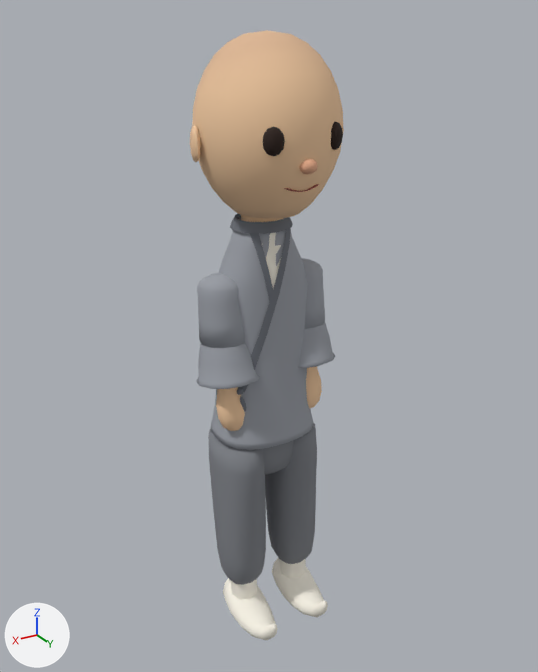
What one commit did to the Blender file packages/client/assets/monk/monk.blend.
Camera for both pictures: a 50 mm lens placed at (0.748, 1.277, 1.345), pointed at (-0.012, 0.009, 0.711). Every picture has the same lights, and +X, +Y and +Z are marked at lower left. The first picture is the older version. The same objects are shown in both versions, whatever each file hides.

In view in the first picture: 'foot_0', 'foot_1', 'hand_0', 'hand_1', 'head_0', 'pelvis_0', 'sleeveLower_0', 'sleeveLower_1', 'sleeveUpper_0', 'sleeveUpper_1', 'torso_0', 'trim_0', 'trousers_0', 'trousers_1' and 3 more.
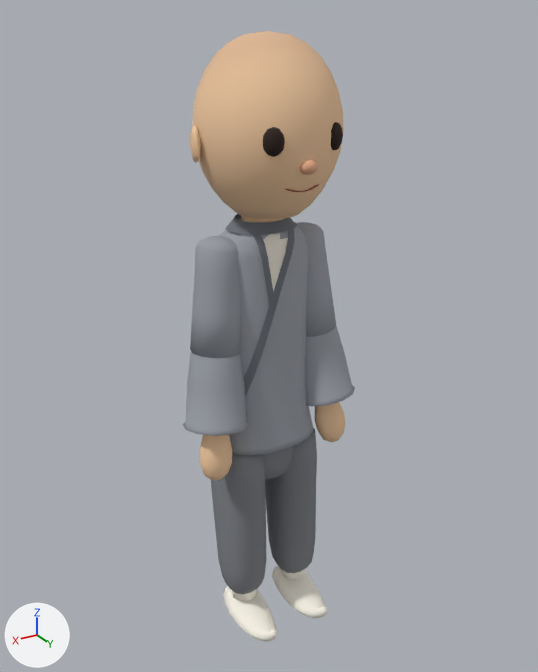
Changed parts and their boxes [x1, y1, x2, y2] in the pictures (538 x 672 px; the box of a moved part takes in the faces that stretch with it):
'torso_0', reshaped, moved: before [211, 217, 314, 450]; after [219, 217, 313, 455]
'trousers_1', moved, turned: before [208, 429, 266, 585]; after [211, 453, 267, 594]
'trousers_0', moved, turned: before [265, 423, 317, 564]; after [265, 428, 317, 573]
'sleeveUpper_1', reshaped, moved, turned: before [197, 273, 245, 348]; after [190, 236, 240, 358]
'sleeveLower_1', reshaped, moved, turned: before [196, 342, 260, 389]; after [183, 351, 249, 436]
'trim_0', reshaped, moved: before [230, 214, 293, 411]; after [225, 214, 297, 397]
'sleeveLower_0', reshaped, moved, turned: before [298, 322, 335, 368]; after [305, 326, 355, 407]
'sleeveUpper_0', reshaped, moved, turned: before [301, 258, 325, 329]; after [296, 222, 336, 337]
'hand_1', moved, turned: before [216, 387, 245, 431]; after [200, 435, 232, 480]
'foot_1', rescaled (10% shorter): before [223, 578, 278, 640]; after [223, 586, 277, 642]
'foot_0', rescaled (8% shorter): before [272, 558, 328, 617]; after [272, 565, 328, 619]
'hand_0', moved, turned: before [306, 366, 322, 408]; after [314, 402, 346, 442]
'pelvis_0', moved: before [263, 440, 294, 475]; after [263, 446, 294, 480]
part 1 of me_torso_mesh, moved or reshaped: before [218, 217, 308, 338]; after [219, 217, 308, 344]
part 2 of me_trim_mesh, moved or reshaped: before [230, 214, 293, 392]; after [225, 214, 297, 397]
part 3 of me_sleeveupper_mesh, moved or reshaped: before [197, 270, 325, 348]; after [190, 232, 336, 358]
part 4 of me_sleevelower_mesh, moved or reshaped: before [196, 352, 335, 389]; after [183, 385, 355, 436]
part 5 of me_sleevelower_mesh, moved or reshaped: before [198, 323, 332, 384]; after [186, 327, 352, 430]
part 6 of me_foot_mesh, moved or reshaped: before [223, 558, 328, 640]; after [223, 565, 328, 642]

The change, as a list of edits to the scene's bpy script:
```text
Change me_torso_mesh:
    remove me_torso_mesh.from_pydata(...)  # 202 vertices, 220 faces; spans x -0.118..0.118, y -0.096..0.096, z -0.086..0.387
    add me_torso_mesh.from_pydata(...)  # 202 vertices, 220 faces; spans x -0.118..0.118, y -0.096..0.096, z -0.086..0.401
    me_torso_mesh part 1: 81 of 202 vertices moved; they spanned x -0.101..0.101, y -0.066..0.066, z 0.252..0.387 and now span x -0.101..0.101, y -0.066..0.066, z 0.344..0.401; mean shift (0.0, 0.0, 0.054); largest move (0.101, 0.0, 0.252) -> (0.101, 0.0, 0.344)
Change me_trim_mesh:
    remove me_trim_mesh.from_pydata(...)  # 201 vertices, 140 faces; spans x -0.066..0.101, y -0.058..0.072, z -0.005..0.396
    add me_trim_mesh.from_pydata(...)  # 201 vertices, 140 faces; spans x -0.077..0.101, y -0.062..0.071, z -0.005..0.41
    me_trim_mesh part 2: 96 of 201 vertices moved; they spanned x -0.066..0.073, y -0.058..0.072, z 0.097..0.396 and now span x -0.077..0.077, y -0.062..0.071, z 0.098..0.41; mean shift (-0.001, 0.0, 0.027); largest move (0.008, 0.069, 0.252) -> (-0.022, 0.068, 0.345)
Change me_sleeveupper_mesh:
    used by ob_sleeveupper_0; location = (-0.095, 0.0, 0.842); rotation_euler = (0.08, 0.0, 0.0), in degrees (4.6, 0, 0)
    remove me_sleeveupper_mesh.from_pydata(...)  # 74 vertices, 84 faces; spans x -0.0525..0.0525, y -0.0525..0.0525, z -0.115..0.0245
    add me_sleeveupper_mesh.from_pydata(...)  # 74 vertices, 84 faces; spans x -0.0525..0.0525, y -0.0525..0.0525, z -0.212..0.0245
    me_sleeveupper_mesh part 3: all 37 vertices in x -0.0525..0.0525, y -0.0525..0.0525, z -0.115..-0.023 are multiplied about the mesh origin by the matrix ((1.0, 0.0, 0.0), (0.0, 1.0, 0.0), (0.0, 0.0, 1.843))
Change me_sleevelower_mesh:
    used by ob_sleevelower_0; location = (-0.095, 0.009, 0.727); rotation_euler = (0.18, 0.0, 0.0), in degrees (10, 0, 0)
    remove me_sleevelower_mesh.from_pydata(...)  # 109 vertices, 108 faces; spans x -0.0695..0.0695, y -0.0695..0.0695, z -0.094..0.0367
    add me_sleevelower_mesh.from_pydata(...)  # 109 vertices, 108 faces; spans x -0.0695..0.0695, y -0.0695..0.0695, z -0.169..0.0367
    me_sleevelower_mesh part 4: all 60 vertices in x -0.0695..0.0695, y -0.0695..0.0695, z -0.094..-0.076 are moved by (0.0, 0.0, -0.075)
    me_sleevelower_mesh part 5: all 12 vertices in x -0.0595..0.0595, y -0.0595..0.0595, z -0.0408 are moved by (0.0, 0.0, -0.03)
Change me_foot_mesh:
    remove me_foot_mesh.from_pydata(...)  # 82 vertices, 90 faces; spans x -0.048..0.048, y -0.065..0.144, z -0.041..0.048
    add me_foot_mesh.from_pydata(...)  # 82 vertices, 90 faces; spans x -0.048..0.048, y -0.065..0.144, z -0.068..-0.002
    me_foot_mesh part 6: the whole mesh is scaled about its middle by (1, 1, 0.753), then moved by (0.0, 0.0, -0.039)
Change ob_pelvis_0:
    ob_pelvis_0.location: (0.0, 0.0, 0.578) -> (0.0, 0.0, 0.564)
Change ob_torso_0:
    ob_torso_0.location: (0.0, 0.0, 0.578) -> (0.0, 0.0, 0.564)
Change ob_trim_0:
    ob_trim_0.location: (0.0, 0.0, 0.578) -> (0.0, 0.0, 0.564)
Change ob_sleeveupper_0:
    ob_sleeveupper_0.location: (-0.095, 0.0, 0.842) -> (-0.095, 0.0, 0.92)
    ob_sleeveupper_0.rotation_euler: (0.08, 0.0, 0.0) -> (0.0806, 0.12, 0.00964)  # degrees (4.6, 0, 0) -> degrees (4.6, 6.9, 0.6)
Change ob_sleeveupper_1:
    ob_sleeveupper_1.location: (0.095, 0.0, 0.842) -> (0.095, 0.0, 0.92)
    ob_sleeveupper_1.rotation_euler: (0.08, 0.0, 0.0) -> (0.0806, -0.12, -0.00964)  # degrees (4.6, 0, 0) -> degrees (4.6, -6.9, -0.6)
Change ob_sleevelower_0:
    ob_sleevelower_0.location: (-0.095, 0.009, 0.727) -> (-0.12, 0.017, 0.711)
    ob_sleevelower_0.rotation_euler: (0.18, 0.0, 0.0) -> (0.181, 0.12, 0.00964)  # degrees (10, 0, 0) -> degrees (10, 6.9, 0.6)
Change ob_sleevelower_1:
    ob_sleevelower_1.location: (0.095, 0.009, 0.727) -> (0.12, 0.017, 0.711)
    ob_sleevelower_1.rotation_euler: (0.18, 0.0, 0.0) -> (0.181, -0.12, -0.00964)  # degrees (10, 0, 0) -> degrees (10, -6.9, -0.6)
Change ob_hand_0:
    ob_hand_0.location: (-0.095, 0.027, 0.627) -> (-0.141, 0.048, 0.538)
    ob_hand_0.rotation_euler: (0.18, 0.0, 0.0) -> (0.181, 0.12, 0.00964)  # degrees (10, 0, 0) -> degrees (10, 6.9, 0.6)
Change ob_hand_1:
    ob_hand_1.location: (0.095, 0.027, 0.627) -> (0.141, 0.048, 0.538)
    ob_hand_1.rotation_euler: (0.18, 0.0, 0.0) -> (0.181, -0.12, -0.00964)  # degrees (10, 0, 0) -> degrees (10, -6.9, -0.6)
Change ob_foot_0:
    ob_foot_0.location: (-0.07, 0.03, 0.042) -> (-0.07, 0.03, 0.069)
Change ob_foot_1:
    ob_foot_1.location: (0.07, 0.03, 0.042) -> (0.07, 0.03, 0.069)
Change ob_trousers_0:
    ob_trousers_0.location: (-0.07, 0.0, 0.478) -> (-0.07, 0.0, 0.464)
    ob_trousers_0.rotation_euler: (0.0687, 0.0, 0.0) -> (0.0759, 0.0, 0.0)  # degrees (3.9, 0, 0) -> degrees (4.3, 0, 0)
Change ob_trousers_1:
    ob_trousers_1.location: (0.07, 0.0, 0.478) -> (0.07, 0.0, 0.464)
    ob_trousers_1.rotation_euler: (0.0687, 0.0, 0.0) -> (0.0759, 0.0, 0.0)  # degrees (3.9, 0, 0) -> degrees (4.3, 0, 0)
```
